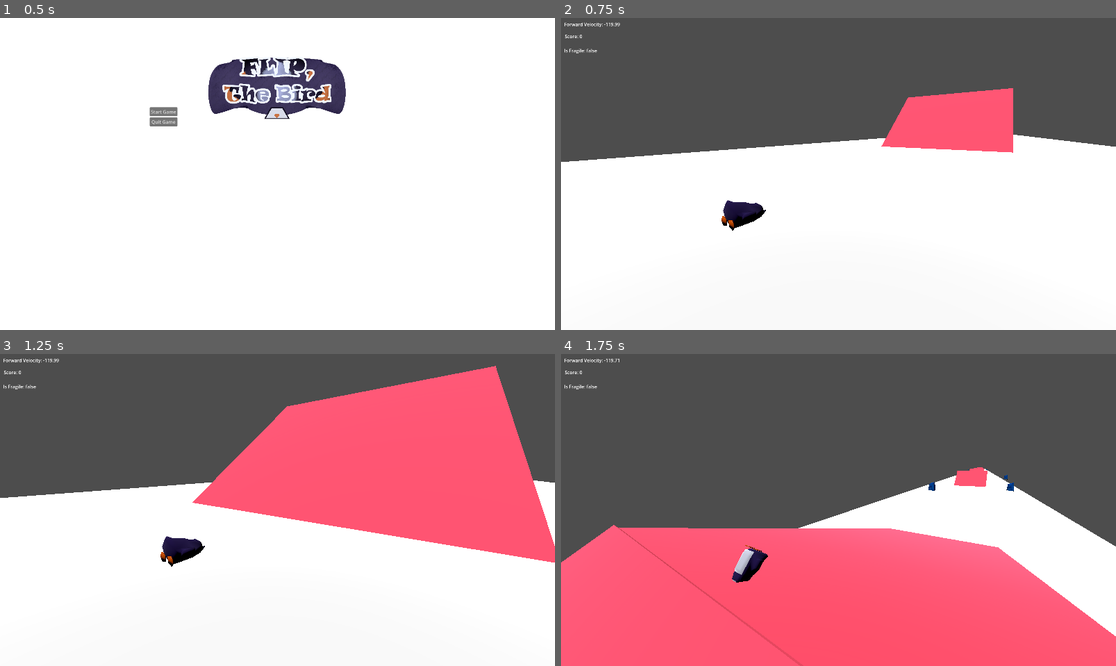
Above: before the commit, frames 1-4 (two rows, left to right).
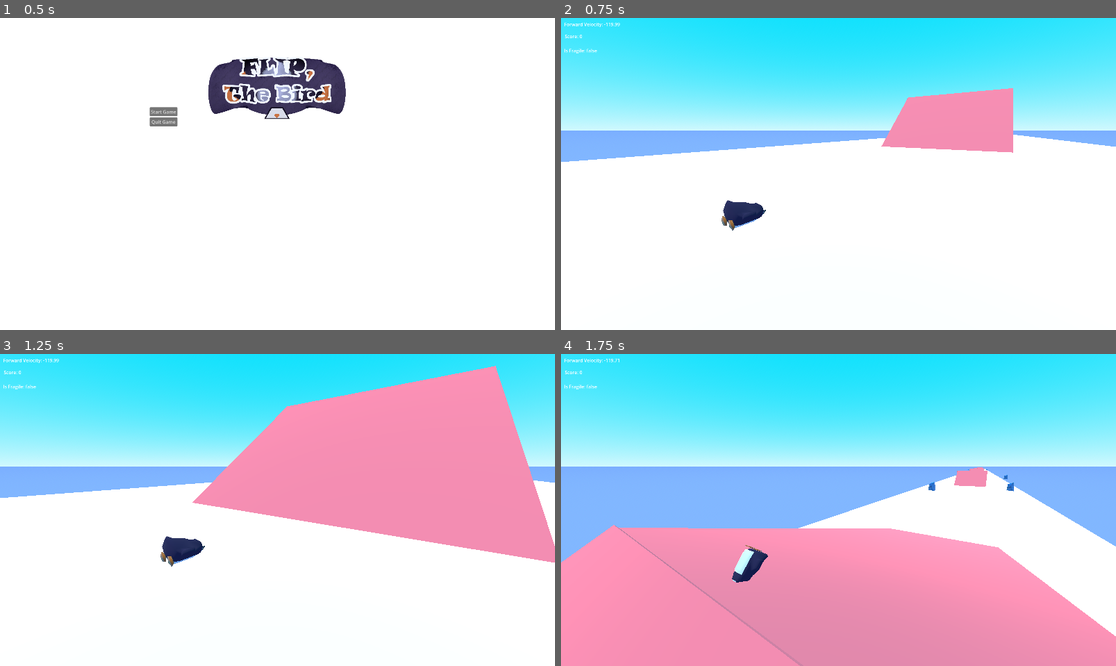
Above: after the commit, the same moments.

Repository: Emerald6468/FlipTheBird
Game: Godot game, scene res://Scenes/UI/MainMenu.tscn
Two runs of this game, one before a commit and one after it. Both use one fixed random seed, a clock stepped at 60 frames per second and the inputs below.
Inputs:
- Up to frame 1 (0.5 s): no input
- Up to frame 2 (0.75 s): click "Start Game" at 0.5 s
- Up to frame 3 (1.25 s): no input
- Up to frame 4 (1.75 s): tap Enter (ui_accept) at 1.25, 1.52 s; hold W (Forward) from 1.28 s (still down); hold Space (red_action) from 1.28 s (still down)

Frame 1 is identical in both runs. In frame 2, 42% of the frame differs, in the area x 0-100%, y 0-69%; in frame 3, 53%; in frame 4, 90%, in the area x 0-100%, y 0-100%.

Commit message:
Revert "dont pull this"
This reverts commit 5d4de020899a1dd497512b6417a0162eb19dafa9.

Diff:
--- a/flip,-the-bird/Assets/Shaders/classic.gdshader
+++ /dev/null
@@ -1,197 +0,0 @@
-
-// NOTE: Shader automatically converted from Godot Engine 4.6.2.stable's ProceduralSkyMaterial.
-
-shader_type sky;
-render_mode use_debanding;
-
-group_uniforms clouds;
-
-uniform sampler2D cloud_shape_sampler : filter_linear_mipmap_anisotropic, repeat_enable;
-uniform sampler2D cloud_noise_sampler : filter_linear_mipmap_anisotropic, repeat_enable;
-uniform sampler2D cloud_curves;
-
-uniform int clouds_samples : hint_range(8, 32, 8) = 16;
-uniform int shadow_sample : hint_range(1, 4, 1) = 4;
-
-uniform float clouds_density : hint_range(0.0, 1.0, 0.1) = 0.5;
-uniform float clouds_scale : hint_range(0.5, 1.5, 0.1) = 1.0;
-uniform float clouds_smoothness : hint_range(0.01, 0.1, 0.01) = 0.035;
-uniform vec3 clouds_light_color : source_color;
-uniform float clouds_shadow_intensity : hint_range(0.1, 10.0, 0.1) = 1.0;
-
-group_uniforms high_clouds;
-
-uniform sampler2D high_clouds_sampler;
-uniform float high_clouds_density : hint_range(0.0, 1.0, 0.05) = 0.0;
-
-group_uniforms sky;
-
-uniform vec4 sky_top_color : source_color = vec4(0.385, 0.454, 0.55, 1.0);
-uniform vec4 sky_horizon_color : source_color = vec4(0.646, 0.656, 0.67, 1.0);
-uniform float inv_sky_curve : hint_range(1, 100) = 4.0;
-uniform vec4 ground_bottom_color : source_color = vec4(0.2, 0.169, 0.133, 1.0);
-uniform vec4 ground_horizon_color : source_color = vec4(0.646, 0.656, 0.67, 1.0);
-uniform float inv_ground_curve : hint_range(1, 100) = 30.0;
-uniform float sun_angle_max = 0.877;
-uniform float inv_sun_curve : hint_range(1, 100) = 22.78;
-uniform float exposure : hint_range(0, 128) = 1.0;
-
-uniform sampler2D sky_cover : filter_linear, source_color, hint_default_black;
-uniform vec4 sky_cover_modulate : source_color = vec4(1.0, 1.0, 1.0, 1.0);
-
-float rand(float n){return fract(sin(n) * 43758.5453123);}
-
-vec3 hash( vec3 x ){
-	x = vec3( dot(x,vec3(127.1,311.7, 74.7)),
-			  dot(x,vec3(269.5,183.3,246.1)),
-			  dot(x,vec3(113.5,271.9,124.6)));
-	return fract(sin(x)*43758.5453123);
-}
-
-vec3 voronoi( in vec3 x ){
-	vec3 p = floor( x );
-	vec3 f = fract( x );
-
-	float id = 0.0;
-	vec2 res = vec2( 100.0 );
-	for( int k=-1; k<=1; k++ )
-	for( int j=-1; j<=1; j++ )
-	for( int i=-1; i<=1; i++ ) {
-		vec3 b = vec3( float(i), float(j), float(k) );
-		vec3 r = vec3( b ) - f + hash( p + b );
-		float d = dot( r, r );
-		if( d < res.x ) {
-			id = dot( p+b, vec3(1.0,57.0,113.0 ) );
-			res = vec2( d, res.x );
-		} else if( d < res.y ) {
-			res.y = d;
-		}
-    }
-    return vec3( sqrt( res ), abs(id) );
-}
-
-// https://stackoverflow.com/questions/18558910/direction-vector-to-rotation-matrix
-
-mat3 direction_to_matrix(vec3 direction) {
-	vec3 x_axis = normalize(cross(vec3(0.0, 1.0, 0.0), direction));
-	vec3 y_axis = normalize(cross(direction, x_axis));
-	return mat3(vec3(x_axis.x, y_axis.x, direction.x),
-				vec3(x_axis.y, y_axis.y, direction.y),
-				vec3(x_axis.z, y_axis.z, direction.z));
-}
-
-float cloud_density(vec3 p, float progress){
-	float t_o = TIME * 0.001;
-	float t_o_small = TIME * -0.005;
-	float noise = texture(cloud_noise_sampler, p.xy * 4.0 + t_o_small).x * 0.1 + 0.9;
-	float clouds_shape = texture(cloud_shape_sampler, (p.xy + t_o) * clouds_scale).x;
-	float height_curve = texture(cloud_curves, vec2(progress, 0.0)).x;
-	float base_density = 1.0 - clouds_density;
-	float density =
-	smoothstep(base_density - clouds_smoothness,
-	base_density + clouds_smoothness,
-	clouds_shape * noise * height_curve
-	);
-	return density;
-}
-
-vec2 cloud_ray_march(vec3 direction, vec3 sun_direction){
-
-	float density = 0.0;
-	float light = 0.0;
-
-	float height = 0.03;
-	vec3 sample_point = vec3(0.0, 0.0, 2.0);
-
-	int loop_offset = clouds_samples * 3;
-
-	for(int i = loop_offset; i < clouds_samples + loop_offset; i++) {
-		float progress = float(i) / float(clouds_samples);
-		sample_point = direction * height * progress;
-		float point_density = cloud_density(sample_point, progress);
-		density += point_density;
-
-		float point_light = 0.0;
-		for(int f = 0; f < shadow_sample; f++){
-			float shadow_progress = float(f) / float(shadow_sample);
-			vec3 shadow_offset = sun_direction * height * shadow_progress;
-			point_light += cloud_density(sample_point + shadow_offset, progress);
-		}
-		light += point_light;
-	}
-	return vec2(clamp(density, 0.0, 1.0), light / float(shadow_sample * clouds_samples));
-}
-
-vec3 random_direction(float seed){
-	float phi = rand(seed) * PI;
-	float costheta = rand(seed + 100.0) * 2.0 - 1.0;
-	float theta = acos(costheta);
-	return vec3( sin(theta) * cos(phi), (theta) * sin(phi), cos(theta) );
-}
-
-void sky() {
-	float horizon_mask = abs(EYEDIR.y);
-	float bottom_mask = smoothstep(0.5, 0.45, SKY_COORDS.y);
-	float v_angle = clamp(EYEDIR.y, -1.0, 1.0);
-	vec3 sky = mix(sky_top_color.rgb, sky_horizon_color.rgb, clamp(pow(1.0 - v_angle, inv_sky_curve), 0.0, 1.0));
-
-	if (LIGHT0_ENABLED) {
-		float sun_angle = dot(LIGHT0_DIRECTION, EYEDIR);
-		float sun_size = cos(LIGHT0_SIZE);
-		if (sun_angle > sun_size) {
-			sky = LIGHT0_COLOR * LIGHT0_ENERGY;
-		} else if (sun_angle > sun_angle_max) {
-			float c2 = (sun_size - sun_angle) / (sun_size - sun_angle_max);
-			sky = mix(sky, LIGHT0_COLOR * LIGHT0_ENERGY, clamp(pow(1.0 - c2, inv_sun_curve), 0.0, 1.0));
-		}
-	}
-
-	if (LIGHT1_ENABLED) {
-		float sun_angle = dot(LIGHT1_DIRECTION, EYEDIR);
-		float sun_size = cos(LIGHT1_SIZE);
-		if (sun_angle > sun_size) {
-			sky = LIGHT1_COLOR * LIGHT1_ENERGY;
-		} else if (sun_angle > sun_angle_max) {
-			float c2 = (sun_size - sun_angle) / (sun_size - sun_angle_max);
-			sky = mix(sky, LIGHT1_COLOR * LIGHT1_ENERGY, clamp(pow(1.0 - c2, inv_sun_curve), 0.0, 1.0));
-		}
-	}
-
-	if (LIGHT2_ENABLED) {
-		float sun_angle = dot(LIGHT2_DIRECTION, EYEDIR);
-		float sun_size = cos(LIGHT2_SIZE);
-		if (sun_angle > sun_size) {
-			sky = LIGHT2_COLOR * LIGHT2_ENERGY;
-		} else if (sun_angle > sun_angle_max) {
-			float c2 = (sun_size - sun_angle) / (sun_size - sun_angle_max);
-			sky = mix(sky, LIGHT2_COLOR * LIGHT2_ENERGY, clamp(pow(1.0 - c2, inv_sun_curve), 0.0, 1.0));
-		}
-	}
-
-	if (LIGHT3_ENABLED) {
-		float sun_angle = dot(LIGHT3_DIRECTION, EYEDIR);
-		float sun_size = cos(LIGHT3_SIZE);
-		if (sun_angle > sun_size) {
-			sky = LIGHT3_COLOR * LIGHT3_ENERGY;
-		} else if (sun_angle > sun_angle_max) {
-			float c2 = (sun_size - sun_angle) / (sun_size - sun_angle_max);
-			sky = mix(sky, LIGHT3_COLOR * LIGHT3_ENERGY, clamp(pow(1.0 - c2, inv_sun_curve), 0.0, 1.0));
-		}
-		if (AT_HALF_RES_PASS) {
-			vec3 clouds_direction = vec3(EYEDIR.xz / clamp(EYEDIR.y, 0.0, 1.0), 1.0);
-			vec2 clouds = EYEDIR.y > 0.0 ? cloud_ray_march(clouds_direction, LIGHT0_DIRECTION) : vec2(0.0);
-
-			COLOR = mix(sky_top_color.rgb, clouds_light_color, exp(-clouds.y * clouds_shadow_intensity));
-			ALPHA = (1.0 - exp(-clouds.x * horizon_mask * bottom_mask * 10.0));
-
-		}else{
-			COLOR.rgb = mix(sky_top_color.rgb, HALF_RES_COLOR.rgb, HALF_RES_COLOR.a);
-		}
-	}
-
-
-
-	vec3 ground = mix(ground_bottom_color.rgb, ground_horizon_color.rgb, clamp(pow(1.0 + v_angle, inv_ground_curve), 0.0, 1.0));
-
-	COLOR = mix(ground, sky, step(0.0, EYEDIR.y)) * exposure;
-}
--- a/flip,-the-bird/Assets/Shaders/stylizesky.gdshader
+++ /dev/null
@@ -1,231 +0,0 @@
-shader_type sky;
-render_mode use_half_res_pass;
-
-group_uniforms clouds;
-
-uniform sampler2D cloud_shape_sampler : filter_linear_mipmap_anisotropic, repeat_enable;
-uniform sampler2D cloud_noise_sampler : filter_linear_mipmap_anisotropic, repeat_enable;
-uniform sampler2D cloud_curves;
-
-uniform int clouds_samples : hint_range(8, 32, 8) = 16;
-uniform int shadow_sample : hint_range(1, 4, 1) = 4;
-
-uniform float clouds_density : hint_range(0.0, 1.0, 0.1) = 0.5;
-uniform float clouds_scale : hint_range(0.5, 1.5, 0.1) = 1.0;
-uniform float clouds_smoothness : hint_range(0.01, 0.1, 0.01) = 0.035;
-uniform vec3 clouds_light_color : source_color;
-uniform float clouds_shadow_intensity : hint_range(0.1, 10.0, 0.1) = 1.0;
-uniform float exposure : hint_range(0, 128) = 1.0;
-group_uniforms high_clouds;
-
-uniform sampler2D high_clouds_sampler;
-uniform float high_clouds_density : hint_range(0.0, 1.0, 0.05) = 0.0;
-
-group_uniforms sky;
-
-uniform vec3 top_color : source_color = vec3(1.0);
-uniform vec3 bottom_color : source_color = vec3(1.0);
-uniform vec3 sun_scatter : source_color = vec3(1.0);
-uniform vec4 ground_bottom_color : source_color = vec4(0.2, 0.169, 0.133, 1.0);
-uniform vec4 ground_horizon_color : source_color = vec4(0.646, 0.656, 0.67, 1.0);
-uniform float inv_ground_curve : hint_range(1, 100) = 30.0;
-group_uniforms astro;
-
-uniform vec3 astro_tint : source_color;
-uniform sampler2D astro_sampler : repeat_disable, filter_linear_mipmap;
-uniform float astro_scale : hint_range(0.1, 10.0, 0.1) = 1.0;
-uniform float astro_intensity : hint_range(1.0, 3.0, 0.1) = 1.0;
-
-group_uniforms stars;
-
-uniform float stars_intensity : hint_range(0.0, 5.0, 0.1) = 0.0;
-
-group_uniforms shooting_stars;
-
-uniform float shooting_stars_intensity : hint_range(0.0, 10.0, 0.1) = 0.0;
-uniform sampler2D shooting_star_sampler : filter_linear, repeat_disable;
-uniform vec3 shooting_star_tint : source_color;
-
-float rand(float n){return fract(sin(n) * 43758.5453123);}
-
-// Voronoi method credit:
-// The MIT License
-// Copyright © 2013 Inigo Quilez
-// https://www.shadertoy.com/view/ldl3Dl
-
-vec3 hash( vec3 x ){
-	x = vec3( dot(x,vec3(127.1,311.7, 74.7)),
-			  dot(x,vec3(269.5,183.3,246.1)),
-			  dot(x,vec3(113.5,271.9,124.6)));
-	return fract(sin(x)*43758.5453123);
-}
-
-vec3 voronoi( in vec3 x ){
-	vec3 p = floor( x );
-	vec3 f = fract( x );
-
-	float id = 0.0;
-	vec2 res = vec2( 100.0 );
-	for( int k=-1; k<=1; k++ )
-	for( int j=-1; j<=1; j++ )
-	for( int i=-1; i<=1; i++ ) {
-		vec3 b = vec3( float(i), float(j), float(k) );
-		vec3 r = vec3( b ) - f + hash( p + b );
-		float d = dot( r, r );
-		if( d < res.x ) {
-			id = dot( p+b, vec3(1.0,57.0,113.0 ) );
-			res = vec2( d, res.x );
-		} else if( d < res.y ) {
-			res.y = d;
-		}
-    }
-    return vec3( sqrt( res ), abs(id) );
-}
-
-// https://stackoverflow.com/questions/18558910/direction-vector-to-rotation-matrix
-
-mat3 direction_to_matrix(vec3 direction) {
-	vec3 x_axis = normalize(cross(vec3(0.0, 1.0, 0.0), direction));
-	vec3 y_axis = normalize(cross(direction, x_axis));
-	return mat3(vec3(x_axis.x, y_axis.x, direction.x),
-				vec3(x_axis.y, y_axis.y, direction.y),
-				vec3(x_axis.z, y_axis.z, direction.z));
-}
-
-float cloud_density(vec3 p, float progress){
-	float t_o = TIME * 0.001;
-	float t_o_small = TIME * -0.005;
-	float noise = texture(cloud_noise_sampler, p.xy * 4.0 + t_o_small).x * 0.1 + 0.9;
-	float clouds_shape = texture(cloud_shape_sampler, (p.xy + t_o) * clouds_scale).x;
-	float height_curve = texture(cloud_curves, vec2(progress, 0.0)).x;
-	float base_density = 1.0 - clouds_density;
-	float density =
-	smoothstep(base_density - clouds_smoothness,
-	base_density + clouds_smoothness,
-	clouds_shape * noise * height_curve
-	);
-	return density;
-}
-
-vec2 cloud_ray_march(vec3 direction, vec3 sun_direction){
-
-	float density = 0.0;
-	float light = 0.0;
-
-	float height = 0.03;
-	vec3 sample_point = vec3(0.0, 0.0, 2.0);
-
-	int loop_offset = clouds_samples * 3;
-
-	for(int i = loop_offset; i < clouds_samples + loop_offset; i++) {
-		float progress = float(i) / float(clouds_samples);
-		sample_point = direction * height * progress;
-		float point_density = cloud_density(sample_point, progress);
-		density += point_density;
-
-		float point_light = 0.0;
-		for(int f = 0; f < shadow_sample; f++){
-			float shadow_progress = float(f) / float(shadow_sample);
-			vec3 shadow_offset = sun_direction * height * shadow_progress;
-			point_light += cloud_density(sample_point + shadow_offset, progress);
-		}
-		light += point_light;
-	}
-	return vec2(clamp(density, 0.0, 1.0), light / float(shadow_sample * clouds_samples));
-}
-
-vec3 random_direction(float seed){
-	float phi = rand(seed) * PI;
-	float costheta = rand(seed + 100.0) * 2.0 - 1.0;
-	float theta = acos(costheta);
-	return vec3( sin(theta) * cos(phi), (theta) * sin(phi), cos(theta) );
-}
-
-float get_shooting_star(vec3 eyedir){
-	float shooting_star = 0.0;
-	for(int i = 0; i < 4; i++){
-		float base_rand = rand(float(i));
-		float time = TIME + base_rand * 2.0;
-		float duration = 0.5 + base_rand;
-		float seed = floor(time / duration) * duration + base_rand;
-		float progress = mod(time, duration) / duration;
-		float rand_value = rand(seed + 100.0);
-		float rand_scale = base_rand * 10.0;
-		float a = rand_value * 0.8;
-		mat3 angle = mat3(vec3(cos(a), -sin(a), 0.0), vec3(sin(a), cos(a), 0.0), vec3(0.0, 0.0, 1.0));
-		vec3 shooting_dir = direction_to_matrix(random_direction(seed)) * angle * eyedir;
-		vec2 shooting_uv = ((shooting_dir.xy + vec2(0.0, progress * 0.4)) * (8.0 + rand_scale)) + vec2(0.5);
-
-		float shooting_mask = ceil(
-			clamp(shooting_uv.x * (1.0 - shooting_uv.x), 0.0, 1.0) *
-			clamp(shooting_uv.y * (1.0 - shooting_uv.y), 0.0, 1.0)
-			) * ceil(shooting_dir.z);
-
-		shooting_star = clamp(
-			shooting_star + texture(shooting_star_sampler, shooting_uv).x
-			* sin(progress * PI)
-			* shooting_mask * rand_value,
-		0.0, 1.0);
-	}
-	return clamp(shooting_star, 0.0, 1.0);
-}
-
-void sky() {
-
-	float horizon_mask = abs(EYEDIR.y);
-	float bottom_mask = smoothstep(0.5, 0.45, SKY_COORDS.y);
-	float v_angle = clamp(EYEDIR.y, -1.0, 1.0);
-	vec3 dir = direction_to_matrix(LIGHT0_DIRECTION) * EYEDIR;
-	vec2 astro_uv = (-(dir.xy / dir.z) * astro_scale) + vec2(0.5);
-	float astro_mask = ceil(
-		clamp(astro_uv.x * (1.0 - astro_uv.x), 0.0, 1.0) *
-		clamp(astro_uv.y * (1.0 - astro_uv.y), 0.0, 1.0)
-		) * ceil(dir.z);
-	vec4 astro_color = texture(astro_sampler, astro_uv);
-
-	// Sky color
-
-	vec3 sky_gradient = mix(bottom_color.rgb, top_color.rgb, clamp(EYEDIR.y, 0.0, 1.0));
-	vec3 sunset_color = sun_scatter * (1.0 - horizon_mask);
-	vec3 sky_color = clamp(sky_gradient + sunset_color, 0.0, 1.0);
-
-	// Stars
-
-	if(stars_intensity > 0.0){
-		vec2 stars = voronoi(EYEDIR * 25.0).xz;
-		sky_color += smoothstep(0.025 + ((1.0 + sin(TIME + stars.y)) / 2.0) * 0.05, 0.0, stars.x) * stars_intensity;
-	}
-
-	// Add shooting stars
-
-	if(shooting_stars_intensity > 0.0){
-		sky_color += get_shooting_star(EYEDIR) * shooting_stars_intensity * shooting_star_tint;
-	}
-
-	// Add astro
-
-	sky_color = mix(sky_color, astro_color.rgb * astro_intensity * astro_tint, astro_color.a * astro_mask * bottom_mask);
-
-	// Add high clouds
-
-	if(high_clouds_density > 0.0){
-		vec2 high_clouds_uv = (EYEDIR.xz / clamp(EYEDIR.y, 0.0, 1.0)) * 0.25 + TIME * 0.001;
-		float high_clouds_mask = texture(high_clouds_sampler, high_clouds_uv).x;
-		sky_color = mix(sky_color, clouds_light_color, smoothstep(0.0, 1.0, high_clouds_mask) * horizon_mask * bottom_mask * high_clouds_density);
-	}
-
-	// clouds
-	if (AT_HALF_RES_PASS) {
-		vec3 clouds_direction = vec3(EYEDIR.xz / clamp(EYEDIR.y, 0.0, 1.0), 1.0);
-		vec2 clouds = EYEDIR.y > 0.0 ? cloud_ray_march(clouds_direction, LIGHT0_DIRECTION) : vec2(0.0);
-
-		COLOR = mix(bottom_color, clouds_light_color, exp(-clouds.y * clouds_shadow_intensity));
-		ALPHA = (1.0 - exp(-clouds.x * horizon_mask * bottom_mask * 10.0));
-
-	}else{
-		COLOR.rgb = mix(sky_color, HALF_RES_COLOR.rgb, HALF_RES_COLOR.a);
-	}
-	vec3 ground = mix(ground_bottom_color.rgb, ground_horizon_color.rgb, clamp(pow(1.0 + v_angle, inv_ground_curve), 0.0, 1.0));
-
-	COLOR = mix(ground, sky_color, step(0.0, EYEDIR.y)) * exposure;
-}
--- a/flip,-the-bird/Scenes/TestScenes/zander_test_scene.tscn
+++ b/flip,-the-bird/Scenes/TestScenes/zander_test_scene.tscn
@@ -3,68 +3,20 @@
 [ext_resource type="PackedScene" uid="uid://b2svsxeylpykh" path="res://Scenes/Prefabs/player.tscn" id="1_5cjin"]
 [ext_resource type="Script" uid="uid://dsylgw6jbiv5q" path="res://Level.gd" id="1_blgmw"]
 [ext_resource type="PackedScene" uid="uid://buc5mi1l0tx4e" path="res://Scenes/Prefabs/rock.tscn" id="3_1885f"]
-[ext_resource type="Shader" uid="uid://bbbvg2ngukcs8" path="res://Assets/Shaders/stylizesky.gdshader" id="3_kb8m7"]
 [ext_resource type="PackedScene" uid="uid://bsy5qvhnfe3j6" path="res://Scenes/TestScenes/testhillzanderstyle.tscn" id="4_ugqxb"]
 
-[sub_resource type="Curve" id="Curve_kb8m7"]
-_data = [Vector2(0, 0), 0.0, 0.0, 0, 0, Vector2(0.20363638, 0.9900154), 0.0, 0.0, 0, 0, Vector2(1, 0.85222733), 0.0, 0.0, 0, 0]
-point_count = 3
-
-[sub_resource type="CurveTexture" id="CurveTexture_h5jjn"]
-curve = SubResource("Curve_kb8m7")
-
-[sub_resource type="FastNoiseLite" id="FastNoiseLite_gb4s8"]
-
-[sub_resource type="NoiseTexture2D" id="NoiseTexture2D_q0fji"]
-noise = SubResource("FastNoiseLite_gb4s8")
-seamless = true
-
-[sub_resource type="NoiseTexture2D" id="NoiseTexture2D_vn3ux"]
-noise = SubResource("FastNoiseLite_gb4s8")
-seamless = true
-
-[sub_resource type="NoiseTexture2D" id="NoiseTexture2D_v65t1"]
-noise = SubResource("FastNoiseLite_gb4s8")
-seamless = true
-
-[sub_resource type="ShaderMaterial" id="ShaderMaterial_h5jjn"]
-shader = ExtResource("3_kb8m7")
-shader_parameter/cloud_shape_sampler = SubResource("NoiseTexture2D_vn3ux")
-shader_parameter/cloud_noise_sampler = SubResource("NoiseTexture2D_q0fji")
-shader_parameter/cloud_curves = SubResource("CurveTexture_h5jjn")
-shader_parameter/clouds_samples = 32
-shader_parameter/shadow_sample = 4
-shader_parameter/clouds_density = 0.40000000596048
-shader_parameter/clouds_scale = 0.5
-shader_parameter/clouds_smoothness = 0.10000000149012
-shader_parameter/clouds_light_color = Color(0.9137255, 1, 1, 1)
-shader_parameter/clouds_shadow_intensity = 1.0
-shader_parameter/exposure = 1.0
-shader_parameter/high_clouds_sampler = SubResource("NoiseTexture2D_v65t1")
-shader_parameter/high_clouds_density = 0.5000000074506
-shader_parameter/top_color = Color(0.70139146, 0.70887965, 0.90456724, 1)
-shader_parameter/bottom_color = Color(0.49411765, 0.7764706, 1, 1)
-shader_parameter/sun_scatter = Color(0.29803923, 0.29803923, 0.29803923, 1)
-shader_parameter/ground_bottom_color = Color(0.4024136, 0.65960586, 0.999993, 1)
-shader_parameter/ground_horizon_color = Color(0.2888931, 0.7827567, 0.9999998, 1)
-shader_parameter/inv_ground_curve = 30.0
-shader_parameter/astro_tint = Color(0.90588236, 0.7882353, 0.627451, 1)
-shader_parameter/astro_scale = 9.000000134110799
-shader_parameter/astro_intensity = 3.0
-shader_parameter/stars_intensity = 0.0
-shader_parameter/shooting_stars_intensity = 0.0
-shader_parameter/shooting_star_tint = Color(0, 0, 0, 1)
+[sub_resource type="ProceduralSkyMaterial" id="ProceduralSkyMaterial_5cjin"]
+sky_top_color = Color(2.695322e-06, 0.873922, 0.9911999, 1)
+sky_horizon_color = Color(0.8221627, 0.9743741, 0.9950823, 1)
+ground_bottom_color = Color(0.5058824, 0.7176471, 1, 1)
+ground_horizon_color = Color(0.47843137, 0.68235296, 1, 1)
 
 [sub_resource type="Sky" id="Sky_blgmw"]
-sky_material = SubResource("ShaderMaterial_h5jjn")
+sky_material = SubResource("ProceduralSkyMaterial_5cjin")
 
 [sub_resource type="Environment" id="Environment_1885f"]
 background_mode = 2
 sky = SubResource("Sky_blgmw")
-ambient_light_sky_contribution = 0.2
-ambient_light_energy = 0.5
-adjustment_enabled = true
-adjustment_saturation = 1.5
 
 [sub_resource type="BoxShape3D" id="BoxShape3D_ugqxb"]
 
@@ -82,7 +34,7 @@
 environment = SubResource("Environment_1885f")
 
 [node name="DirectionalLight3D" type="DirectionalLight3D" parent="." unique_id=985792327]
-transform = Transform3D(1, 0, 0, 0, 0.3679786, 0.92983437, 0, -0.92983437, 0.3679786, -77.96352, 74.75569, 171.13345)
+transform = Transform3D(1, 0, 0, 0, 0.35903603, 0.9333238, 0, -0.9333238, 0.35903603, -77.96352, 74.75569, 171.13345)
 
 [node name="AllGround" type="Node3D" parent="." unique_id=821388857]
 
Not shown, removed: flip,-the-bird/Assets/Shaders/classic.gdshader.uid
Not shown, removed: flip,-the-bird/Assets/Shaders/stylizesky.gdshader.uid
